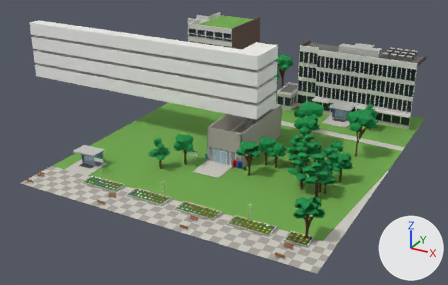
The FBX model unity/KatsushikaCampusDays/Assets/Models/Interiors/research2.fbx as it was, and as the next commit left it.
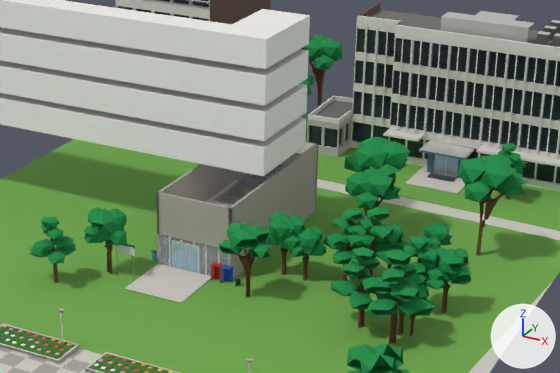
Each version appears first whole from a camera (50 mm lens) standing at (64.0, -110.5, 62.8) and looking at (-6.1, 16.8, -0.9), and next in a close-up on the part from 30% to 88% of the width and 13% to 74% of the height. Every picture has the same lights, and +X, +Y and +Z are marked at lower right. The older version's two pictures come first. Where no turn or scale is listed for an object, it has been applied to the vertices.

In view in the first close-up: 'ext_research2', 'ext_research2_trees', 'furn_research2_02_lobby', 'wall_research2', 'wall_research2_3f_1', 'wall_research2_3f_2', 'wall_research2_4f_1', 'wall_research2_4f_2', 'wall_research2_5f_1', 'wall_research2_5f_2', 'wall_research2_6f_1', 'wall_research2_6f_2' and 9 more.
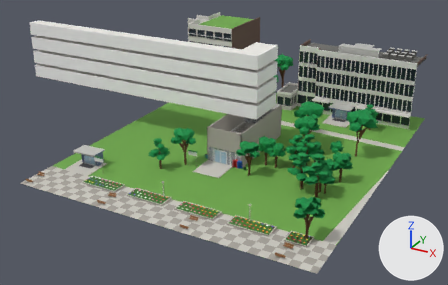
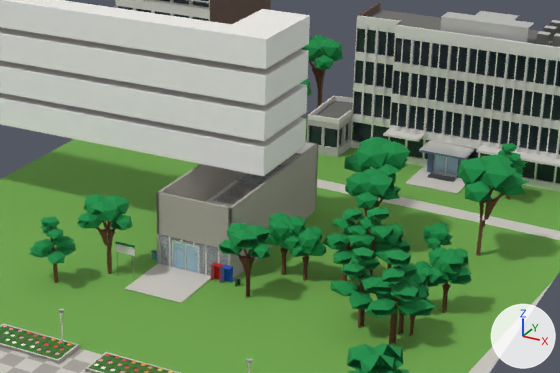
Where the change shows, as pixel boxes (x1, y1, x2, y2) in the close-ups (560 x 373 px; the box of a moved part takes in the faces that stretch with it):
part 1 of me_ext_research2_trees, deleted (mostly hidden)
    before: (306, 74, 440, 261)
part 2 of me_ext_research2_trees, moved or reshaped
    before: (83, 208, 127, 274)
    after: (77, 194, 132, 274)
part 3 of me_ext_research2_trees, moved or reshaped
    before: (412, 257, 446, 290)
    after: (414, 261, 438, 287)

What the commit changed:
me_ext_research2_trees is used by ob_ext_research2_trees; location (0.0, 0.0, 0.0).
me_ext_research2_trees had 3247 vertices, 2835 faces and spanned x -13.7..33.2, y -20.1..63.7, z 0.0..11.6.
me_ext_research2_trees now has 3215 vertices, 2804 faces and spans x -13.7..33.2, y -20.1..63.7, z 0.0..11.6.
me_ext_research2_trees part 1: 19 loose pieces with 157 vertices, spanning x -12.6..26.9, y 6.1..51.3, z 3.3..10.7, are deleted.
me_ext_research2_trees part 2: 9 vertices moved from x -7.1..-6.6, y -0.5..-0.1, z 0.0..2.4 to x -7.1..-6.6, y -0.5..-0.1, z 0.0..2.5; 98 vertices removed from x -9.5..-4.4, y -2.6..2.2, z 2.4..7.4; 136 vertices added at x -9.7..-3.9, y -3.2..2.5, z 0.0..8.9.
me_ext_research2_trees part 3: 2 vertices moved from x 24.9..25.2, y 5.9..7.3, z 3.3 to x 25.2..25.3, y 7.1..7.3, z 3.3; 65 vertices removed from x 22.4..28.2, y 4.5..10.7, z 3.0..7.8; 83 vertices added at x 23.6..27.0, y 5.4..8.8, z 2.2..5.4.
Other edits to the shape of me_ext_research2_trees do not show in these pictures.
